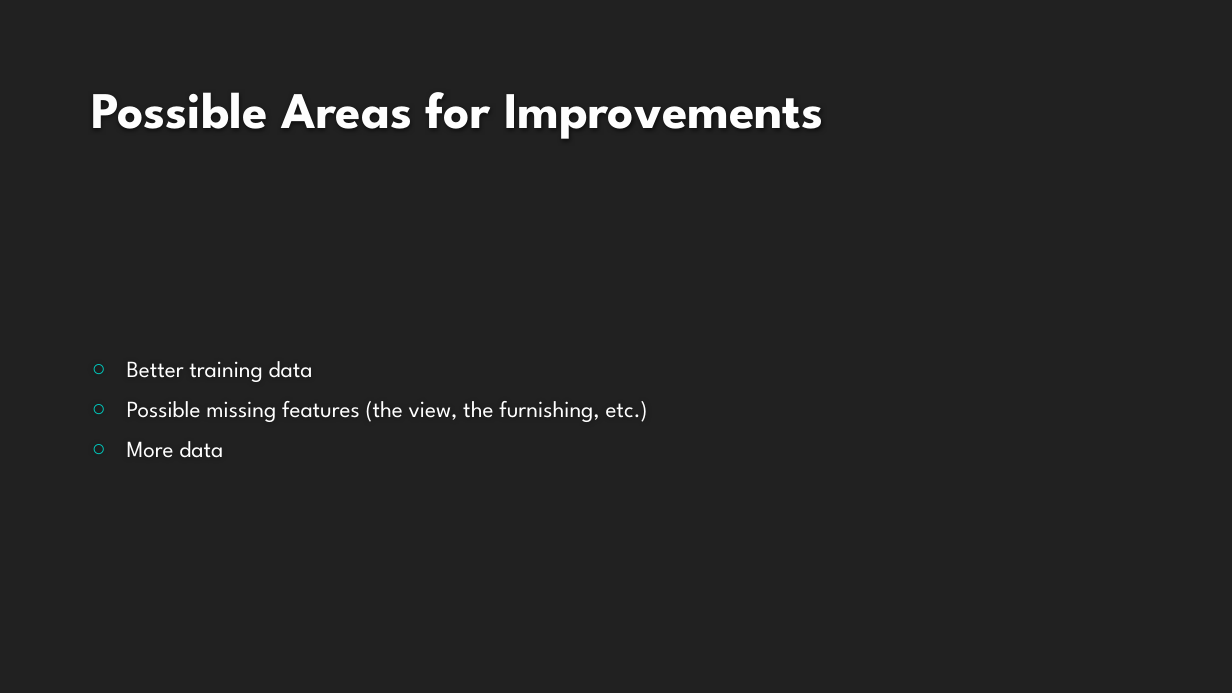
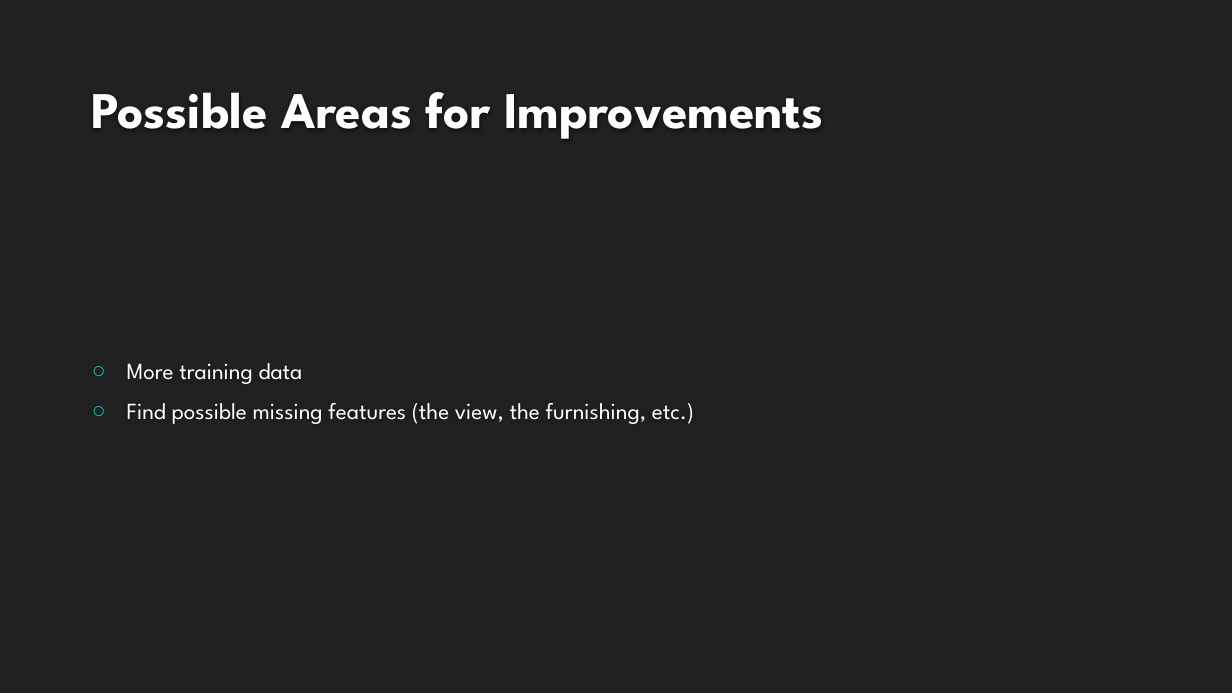
Before and after one commit to royli1013/15388_project, a slide deck: slide 8 of presentation.pptx. Drawn at 1232x693 pixels with LibreOffice and Linux fonts; fonts in the diff are those of the drawing; background and template pictures are left out. Boxes give left, top, right and bottom in pixels: in the first picture for what was removed or moved away, otherwise in the second. Text is boxed around its words. In the diff, an @@ line names an element or a change of style, - is before the commit and + after.

```diff
--- a/presentation.pptx
+++ b/presentation.pptx
@@ text at <box>127,363,694,424</box>: text changed @@
-○ Better training data
-○ Possible missing features (the view, the furnishing, etc.)
-○ More data
+○ More training data
+○ Find possible missing features (the view, the furnishing, etc.)
```
Also in this commit, not shown: 2 other slides changed, 6 other files.
